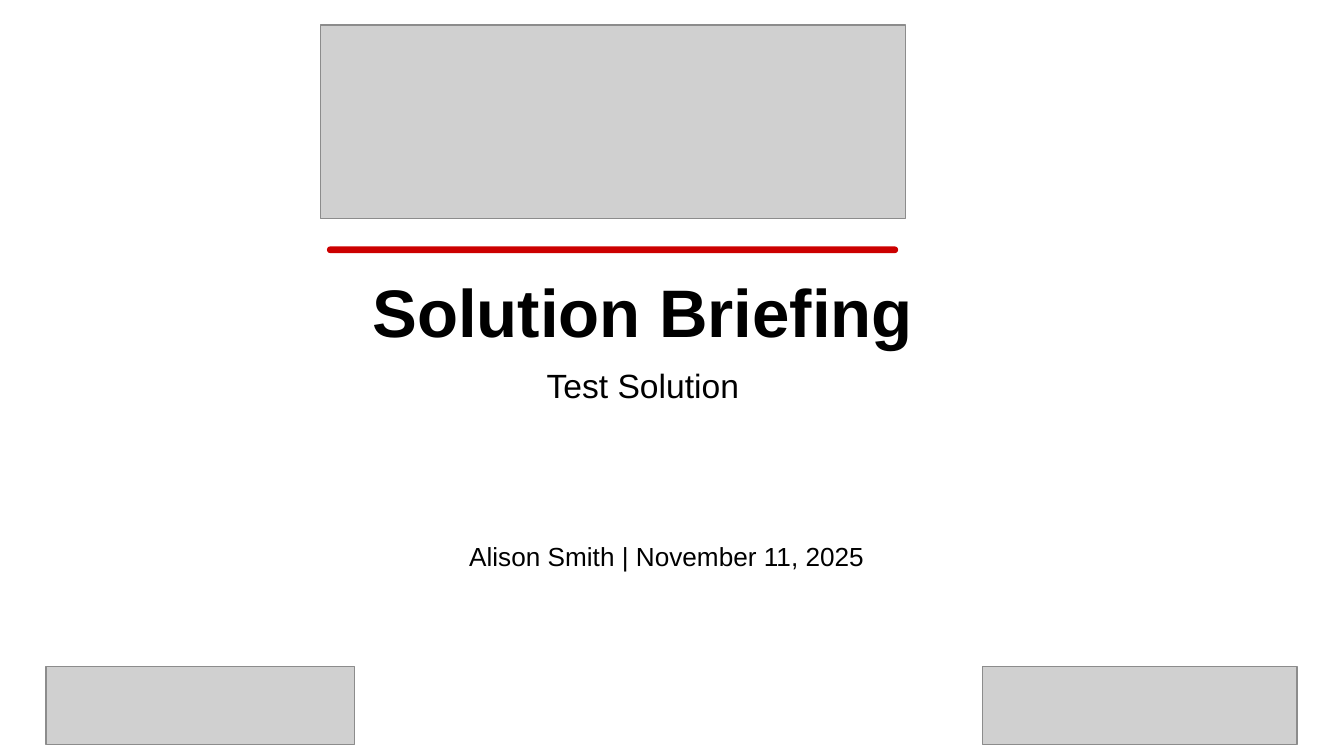
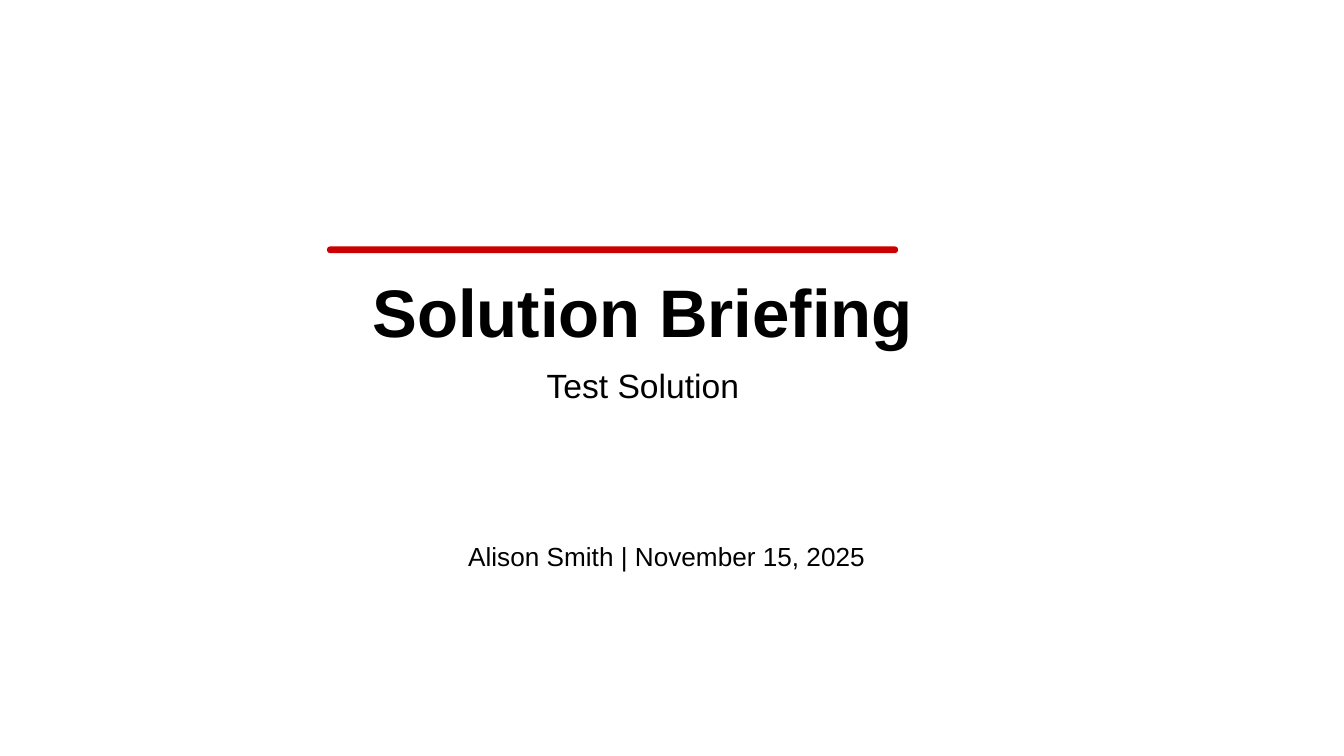
Before and after one commit to eoframework/solutions, a slide deck: slide 1 of solution-template/sample-provider/sample-category/sample-solution/presales/solution-briefing.pptx. Drawn at 1344x756 pixels with LibreOffice and Linux fonts; fonts in the diff are those of the drawing; grey boxes stand for pictures; background and template pictures are left out. Boxes give left, top, right and bottom in pixels: in the first picture for what was removed or moved away, otherwise in the second. Text is boxed around its words. In the diff, an @@ line names an element or a change of style, - is before the commit and + after.

```diff
--- a/solution-template/sample-provider/sample-category/sample-solution/presales/solution-briefing.pptx
+++ b/solution-template/sample-provider/sample-category/sample-solution/presales/solution-briefing.pptx
@@ picture removed at box(320, 26, 905, 219) @@
@@ text at box(468, 547, 864, 570): text changed @@
-Alison Smith | November 11, 2025
+Alison Smith | November 15, 2025
@@ picture removed at box(46, 667, 355, 745) @@
@@ picture removed at box(982, 667, 1297, 745) @@
```
Also in this commit, not shown: 9 other slides changed, 16 other files.
